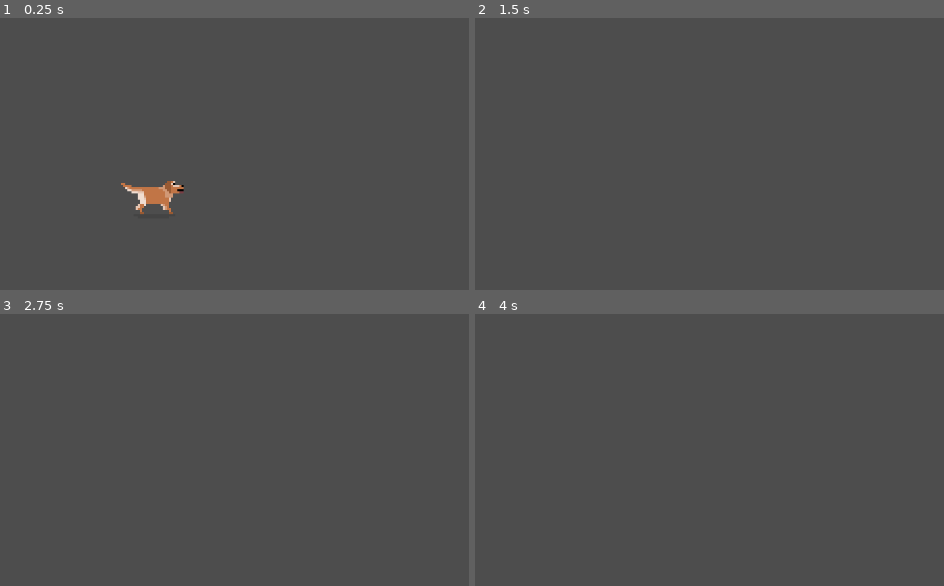
Above: before the commit, frames 1-4 (two rows, left to right).
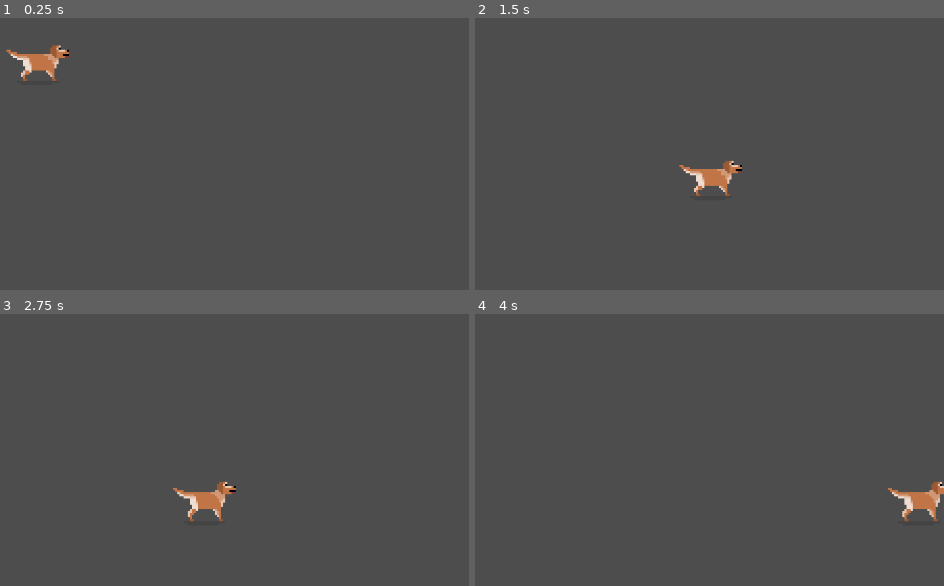
Above: after the commit, the same moments.

Repository: renanvasconcelos/PandoraTales
Game: Godot game, scene res://world_01.tscn
Same seed, same stepped clock (60 frames per second), same inputs: the game is played once before the commit and once after it.
Inputs:
- Up to frame 1 (0.25 s): no input
- Up to frame 2 (1.5 s): tap Enter (ui_accept) at 0.5, 0.77 s; hold Right (ui_right) from 0.53 s (still down)
- Up to frame 3 (2.75 s): tap Enter (ui_accept) at 1.52 s; release Right (ui_right) at 2.03 s; hold Left (ui_left) from 2.03 s (still down)
- Up to frame 4 (4 s): release Left (ui_left) at 2.78 s; hold Right (ui_right) from 2.78 s (still down); tap Enter (ui_accept) at 3.02, 3.77 s

The runs differ from the first frame. In frame 1, 1.5% of the frame differs, in the area x 1-40%, y 9-73%; in frame 2, 0.7%; in frame 3, 0.8%; in frame 4, 0.8%.

Commit message:
Auto stash before rebase of "refs/heads/main"
Completed First Scene

Diff:
--- a/world_01.tscn
+++ b/world_01.tscn
@@ -39,21 +39,32 @@
 "speed": 10.0
 }]
 
+[sub_resource type="SegmentShape2D" id="SegmentShape2D_gggog"]
+a = Vector2(600, 0)
+b = Vector2(-600, 0)
+
 [node name="world-01" type="Node2D"]
 
 [node name="pandora" type="CharacterBody2D" parent="."]
+position = Vector2(530, 252)
 scale = Vector2(3, 3)
 script = ExtResource("1_f36tb")
 
 [node name="anim" type="AnimatedSprite2D" parent="pandora"]
-position = Vector2(233, 150)
+position = Vector2(0.333328, 2)
 sprite_frames = SubResource("SpriteFrames_qbio5")
 animation = &"idle"
 autoplay = "idle"
-frame_progress = 0.221473
+frame_progress = 0.765113
 
 [node name="CollisionPolygon2D" type="CollisionPolygon2D" parent="pandora"]
 visible = false
-position = Vector2(216, 144)
 build_mode = 1
-polygon = PackedVector2Array(28, -2, 34, 4, 27, 7, 27, 17, 8, 18, 9, 8, -1, 3, 2, -2, 10, 3, 22, 2, 23, -2)
+polygon = PackedVector2Array(16.3333, -3.66666, 16, 1.66667, 11, 4, 11, 13, -8.33333, 13, -8.66667, 3.33334, -16.6667, -2, -14.3333, -5.33333, -6.66667, -1.66666, 4, -2, 6.66667, -8)
+
+[node name="StaticBody2D" type="StaticBody2D" parent="."]
+position = Vector2(111, 177)
+
+[node name="CollisionShape2D" type="CollisionShape2D" parent="StaticBody2D"]
+position = Vector2(476, 354)
+shape = SubResource("SegmentShape2D_gggog")
Not shown: 1 places in world_01.tscn that only renumber resources
